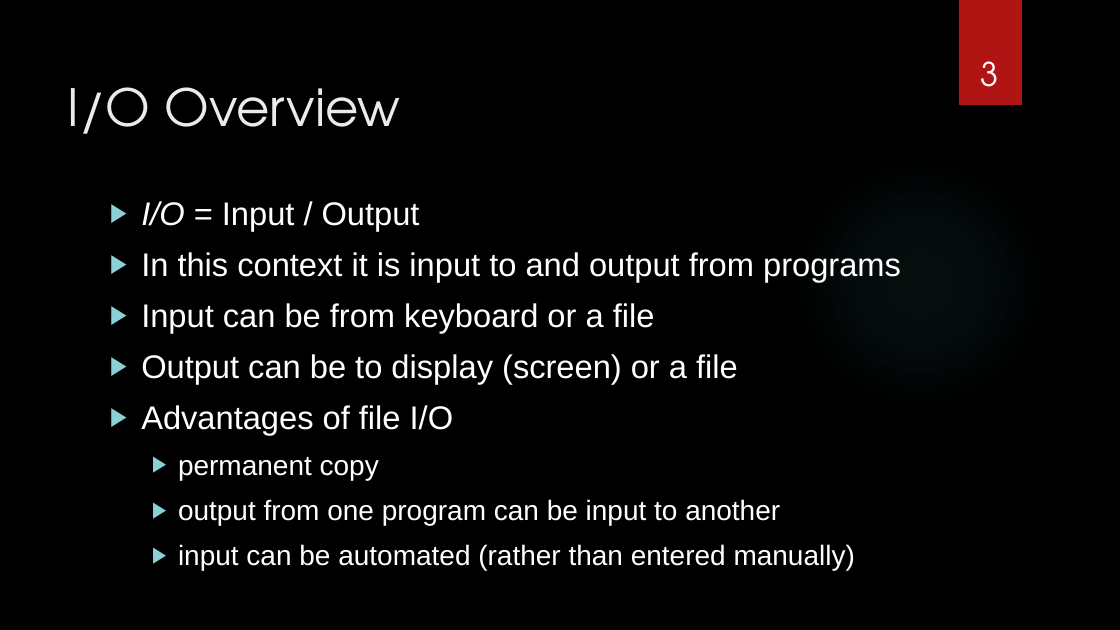
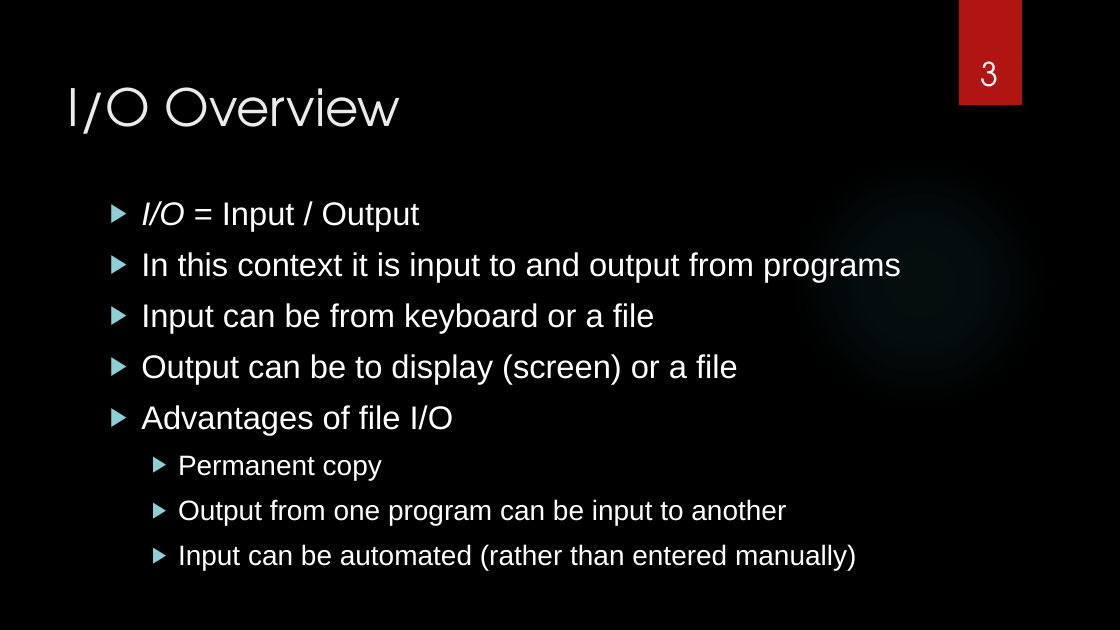
Before and after one commit to 9231058/AP101, a slide deck: slide 3 of slides/07-Ch12.pptx. Drawn at 1120x630 pixels with LibreOffice and Linux fonts; fonts in the diff are those of the drawing; background and template pictures are left out. Boxes give left, top, right and bottom in pixels: in the first picture for what was removed or moved away, otherwise in the second. Text is boxed around its words. In the diff, an @@ line names an element or a change of style, - is before the commit and + after.

```diff
--- a/slides/07-Ch12.pptx
+++ b/slides/07-Ch12.pptx
@@ text at (178,455,856,570): text changed @@
-  ▶ permanent copy
-  ▶ output from one program can be input to another
-  ▶ input can be automated (rather than entered manually)
+  ▶ Permanent copy
+  ▶ Output from one program can be input to another
+  ▶ Input can be automated (rather than entered manually)
```
Also in this commit, not shown: 10 other slides changed, 1 slide added, 1 other file.
